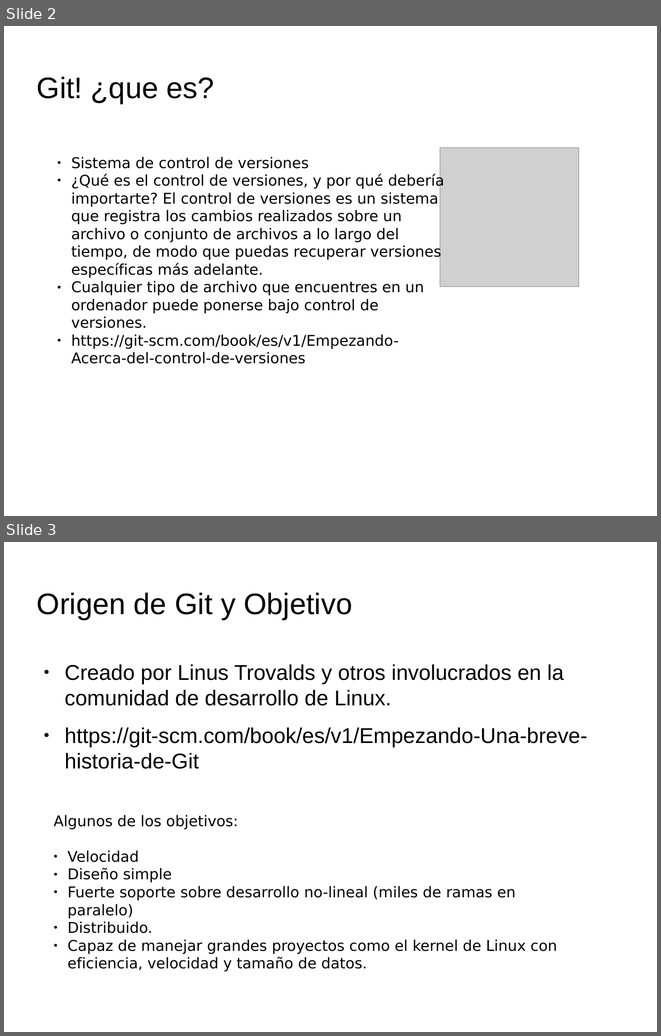
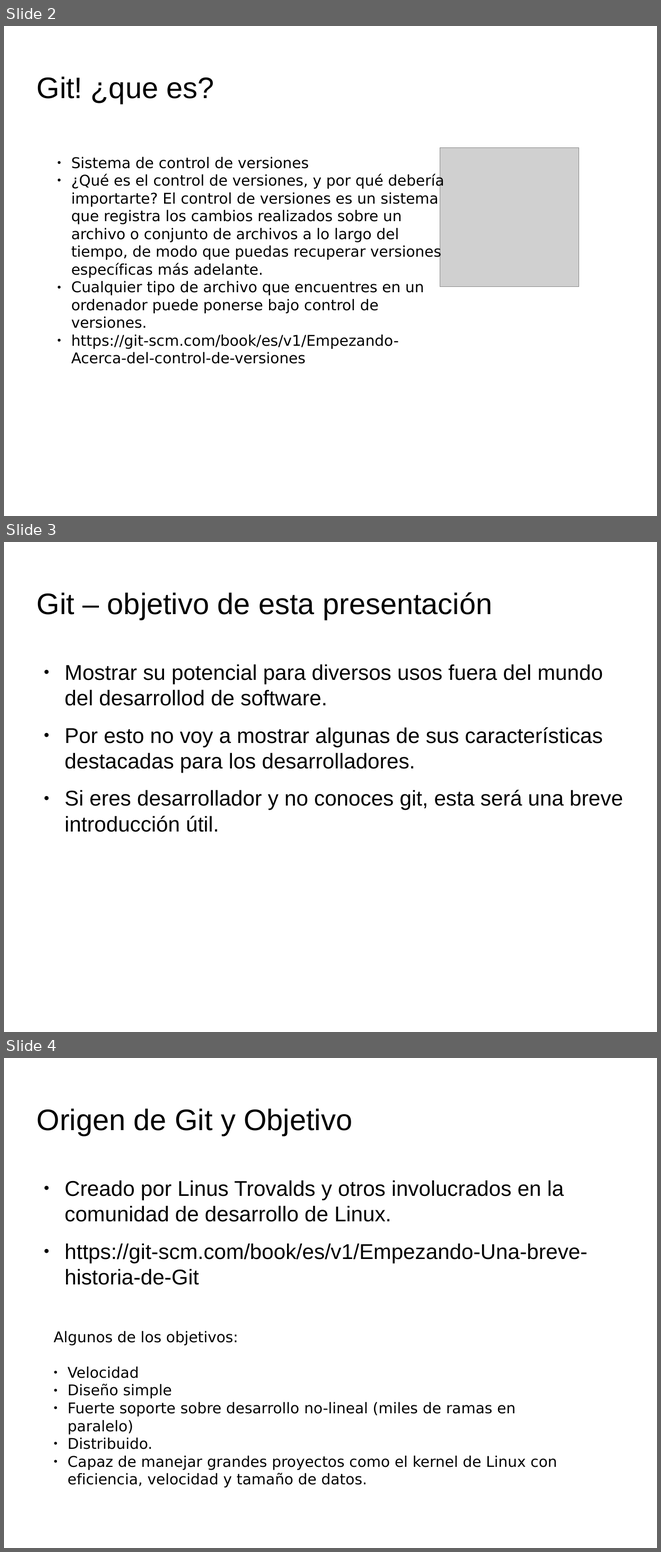
Before and after one commit to pablodav/linuxpay, a slide deck: presentacion_git.odp. Shown one above the other, each under a label of ours: slides 2 and 3 before the commit, slides 2, 3 and 4 after it. The pictures are 661x1036 and 661x1552 pixels, drawn with LibreOffice and Linux fonts; fonts in the diff are those of the drawing; grey boxes stand for pictures; background and template pictures are left out. Boxes give left, top, right and bottom in pixels: in the first picture for what was removed or moved away, otherwise in the second. Text is boxed around its words. In the diff, an @@ line names an element or a change of style, - is before the commit and + after.

Commit message:
presentación finalizada - agregado objetivo

```diff
--- a/presentacion_git.odp
+++ b/presentacion_git.odp
@@ slide 3 added at [4,542,657,1032], background picture (left out) @@
@@ title added at [37,592,493,619], 36 pt, text #000000 @@
+Git – objetivo de esta presentación
@@ text added at [64,664,623,832], 26 pt, text #000000 @@
+● Mostrar su potencial para diversos usos fuera del mundo del desarrollod de software.
+● Por esto no voy a mostrar algunas de sus características destacadas para los desarrolladores.
+● Si eres desarrollador y no conoces git, esta será una breve introducción útil.
@@ what was slide 3 is now slide 4 @@
```
Also in this commit, not shown: 1 other file.
